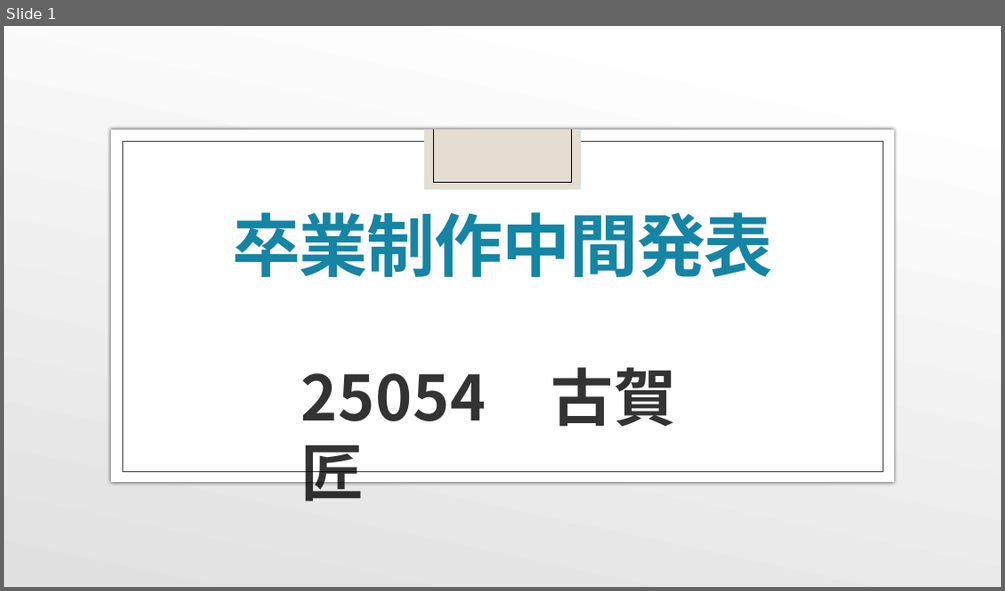
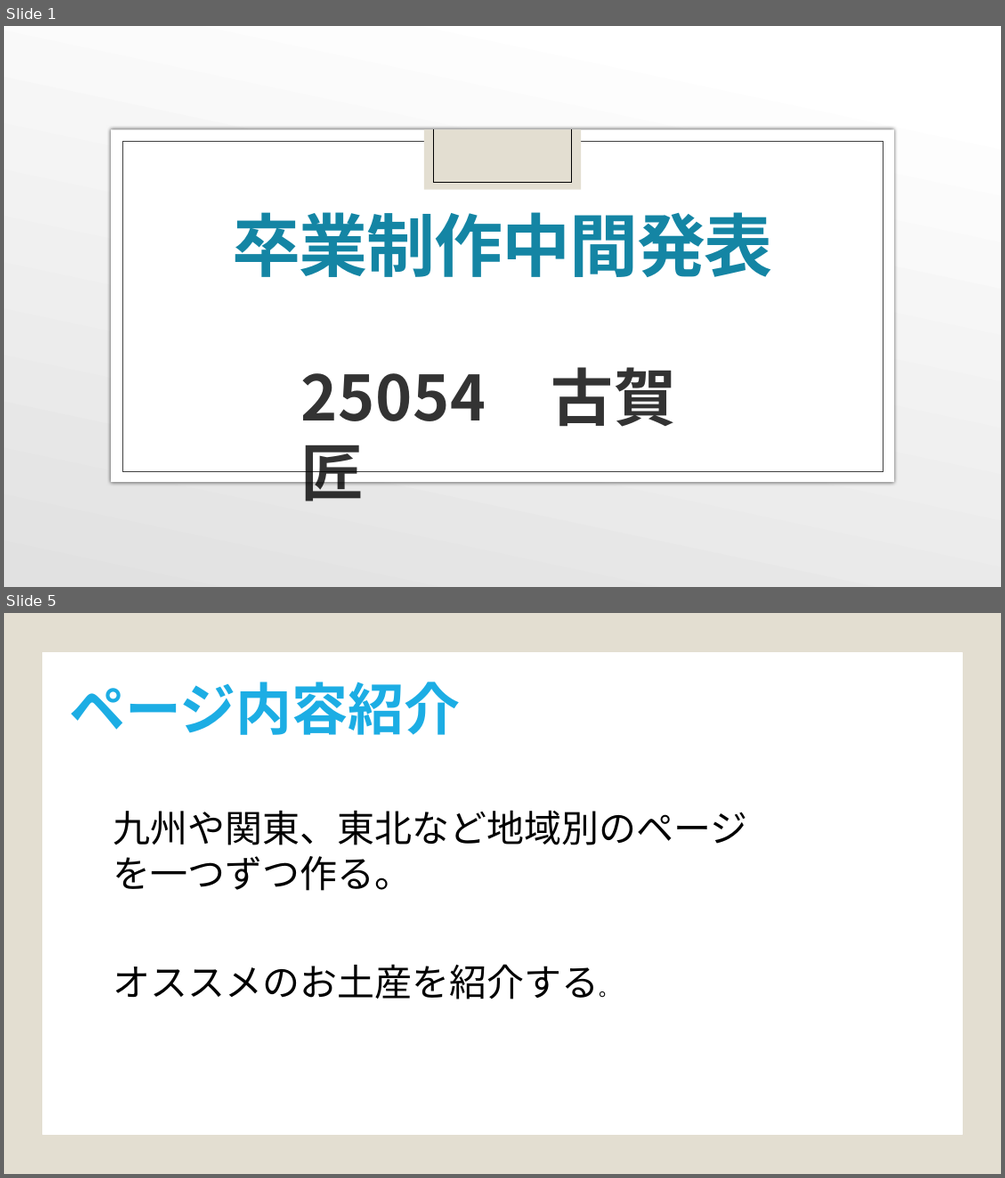
Before and after one commit to ckg25054/Kurume, a slide deck: 卒業制作中間発表.pptx. Shown one above the other, each under a label of ours: slide 1 before the commit, slides 1 and 5 after it; the slides between them are not shown. The pictures are 1005x591 and 1005x1178 pixels, drawn with LibreOffice and Linux fonts; fonts in the diff are those of the drawing; background and template pictures are left out. Boxes give left, top, right and bottom in pixels: in the first picture for what was removed or moved away, otherwise in the second. Text is boxed around its words. In the diff, an @@ line names an element or a change of style, - is before the commit and + after.

```diff
--- a/卒業制作中間発表.pptx
+++ b/卒業制作中間発表.pptx
@@ slide 5 added at (x1=4, y1=613, x2=1001, y2=1174), background #FFFFFF @@
@@ rectangle added at (x1=4, y1=613, x2=1001, y2=1174), fill #E3DED1 @@
@@ rectangle added at (x1=43, y1=653, x2=962, y2=1135), fill #FFFFFF, outline #FFFFFF 1 pt @@
@@ text added at (x1=69, y1=682, x2=461, y2=735), 54 pt, text #1CADE4, bold @@
+ページ内容紹介
@@ text added at (x1=113, y1=810, x2=747, y2=891), 36 pt, text #000000 @@
+九州や関東、東北など地域別のページを一つずつ作る。
@@ text added at (x1=113, y1=964, x2=617, y2=999), 36 pt, text #000000 @@
+オススメのお土産を紹介する。
```
Also in this commit, not shown: 1 slide changed, 4 other slides added, 4 slides removed, 3 other files.
